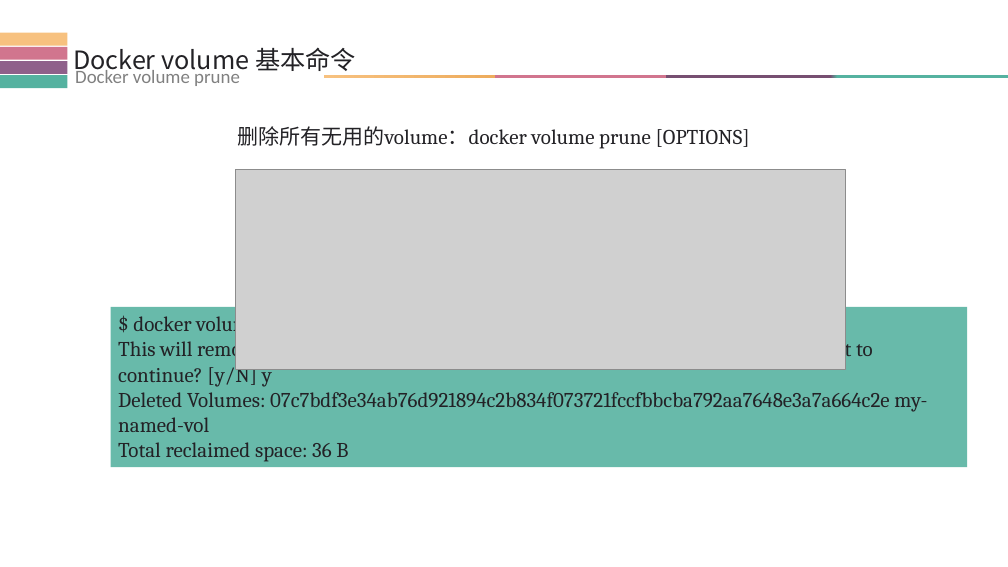
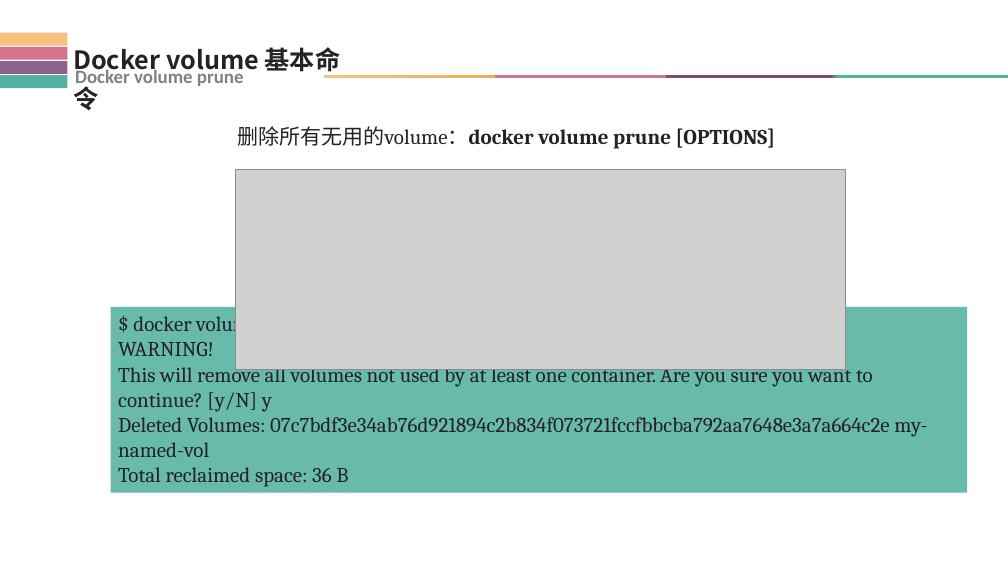
Before and after one commit to xiaolingzang/docker, a slide deck: slide 12 of dockerVolume.pptx. Drawn at 1008x567 pixels with LibreOffice and Linux fonts; fonts in the diff are those of the drawing; grey boxes stand for pictures. Boxes give left, top, right and bottom in pixels: in the first picture for what was removed or moved away, otherwise in the second. Text is boxed around its words. In the diff, an @@ line names an element or a change of style, - is before the commit and + after.

```diff
--- a/dockerVolume.pptx
+++ b/dockerVolume.pptx
@@ text "Docker volume 基本命令" at (x1=73, y1=47, x2=341, y2=110): bold on @@
@@ text "Docker volume prune" at (x1=75, y1=68, x2=244, y2=89): bold on @@
@@ text "删除所有无用的volume：docker volume prune [OPTIONS]" at (x1=237, y1=126, x2=775, y2=149): bold on in "删除所有无用的volume：docker volume prune [OPTIONS]" @@
@@ rectangle "$ docker volume prune" resized from (x1=111, y1=307, x2=968, y2=467) to (x1=111, y1=307, x2=968, y2=493) @@
@@ text in rectangle at (x1=118, y1=312, x2=259, y2=356): text changed @@
-$ docker volume prune WARNING!
+$ docker volume prune
+WARNING!
```
Also in this commit, not shown: 18 other slides changed, 1 slide added, 1 other file.
